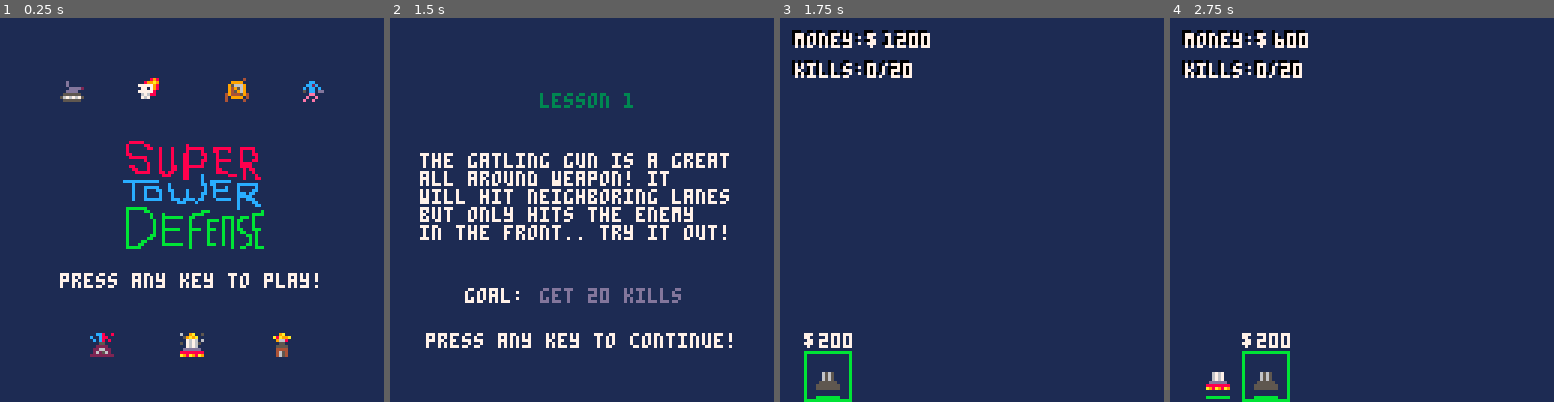
Above: before the commit, frames 1-4 (left to right).
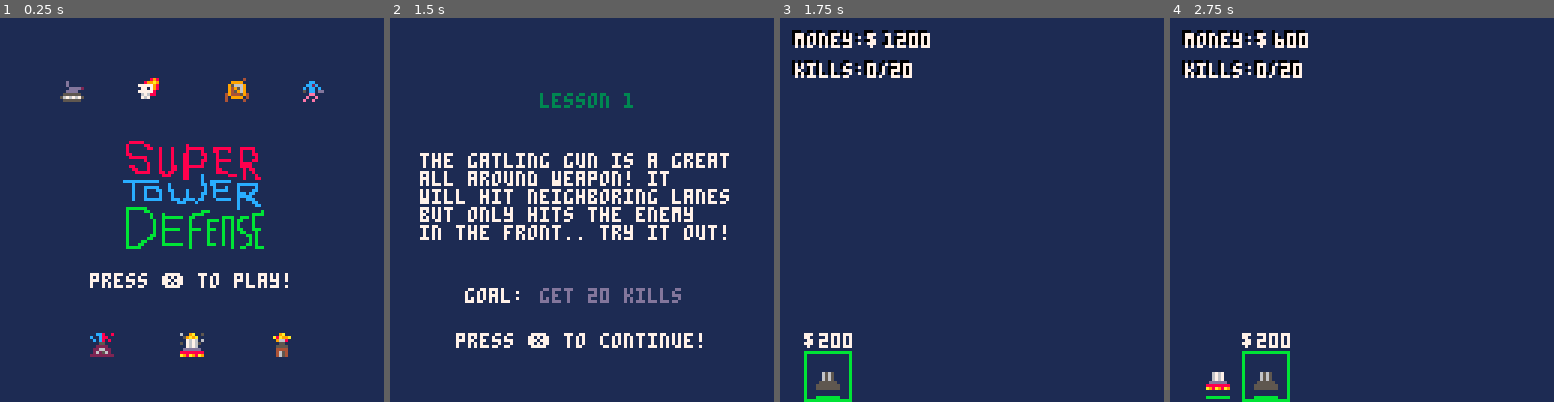
Above: after the commit, the same moments.

Repository: elennick/ggo25
Game: PICO-8 cartridge ggo25.p8
The game is run twice, just before and just after one commit, with the same random seed, the same clock (stepped at 60 frames per second) and the same inputs.
Inputs:
- Up to frame 1 (0.25 s): no input
- Up to frame 2 (1.5 s): tap X (X key) at 0.33, 1.07 s; tap O (Z key) at 0.7 s
- Up to frame 3 (1.75 s): hold Right from 1.6 s (still down); tap O (Z key) at 1.7 s
- Up to frame 4 (2.75 s): tap X (X key) at 1.85 s; release Right at 2.1 s; tap O (Z key) at 2.1, 2.5 s; hold Up 2.15-2.42 s; hold Right from 2.47 s (still down)

The runs differ from the first frame. In frame 1, 1.2% of the frame differs, in the area x 15-83%, y 66-71%; in frame 2, 1.6%, in the area x 9-90%, y 82-86%; in frame 3, nothing differs; in frame 4, nothing differs.

Commit message:
added some really awful music

Diff:
--- a/ggo25.p8
+++ b/ggo25.p8
@@ -74,6 +74,8 @@
     game.curscreen = "intro"
     game.frm = 0
     game.sec = 0
+    sfx(3, 0)
+    music(0)
   end
 end
 
@@ -82,6 +84,7 @@
     game.curscreen = "game"
     game.frm = 0
     game.sec = 0
+    sfx(3, 0)
   end
 end
 
@@ -91,6 +94,7 @@
     game.curscreen = "game"
     game.frm = 0
     game.sec = 0
+    sfx(3, 0)
   end
 end
 
@@ -281,7 +285,7 @@
   print(game.curlvl.desc, 10, 45, 7)
   print("goal: ", 25, 90, 7)
   print(game.curlvl.goal, 50, 90, 13)
-  print("press any key to continue!", 12, 105, 7)
+  print("press ❎ to continue!", 22, 105, 7)
 end
 
 function draw_title_screen()
@@ -300,7 +304,7 @@
   spr(21, 90, 105)
 
   //text
-  print("press any key to play!", 20, 85, 7)
+  print("press ❎ to play!", 30, 85, 7)
 end
 
 function draw_lose_screen()
@@ -308,7 +312,7 @@
   if game.lkt != nil then
     print("you made it " .. flr(game.lkt) .. " seconds!", 22, 58, 7)
   end
-  print("press any key to retry!", 20, 75, 7)
+  print("press ❎ to retry!", 30, 75, 7)
 end
 
 function draw_win_screen()
Not shown, changed: the music (__music__) section of ggo25.p8
Not shown, changed: the sound effects (__sfx__) section of ggo25.p8
